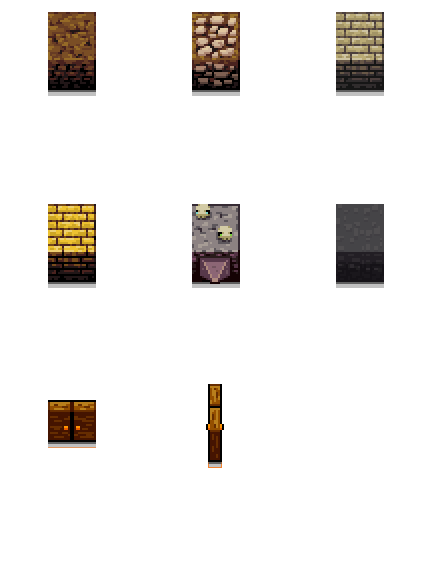
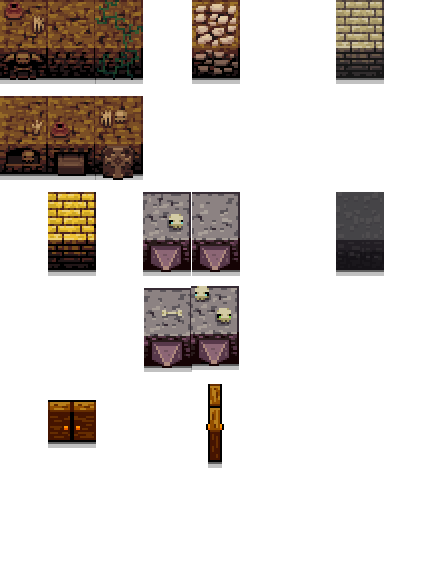
Before/after of a (432, 576) layered artwork. What changed in the layer stack:
painted on "레이어 8" over [191, 286, 239, 468]
painted on "레이어 7" over [48, 288, 192, 448]
painted on "레이어 6" over [143, 192, 384, 288]
painted on "레이어 5" over [95, 96, 240, 288]
painted on "레이어 4" over [48, 96, 96, 288]
painted on "레이어 3" over [0, 12, 384, 180]
painted on "레이어 2" over [95, 0, 240, 96]
painted on "레이어 1" over [0, 0, 96, 96]
renamed "배경" to "레이어 0", painted on it over [0, 0, 384, 468]
